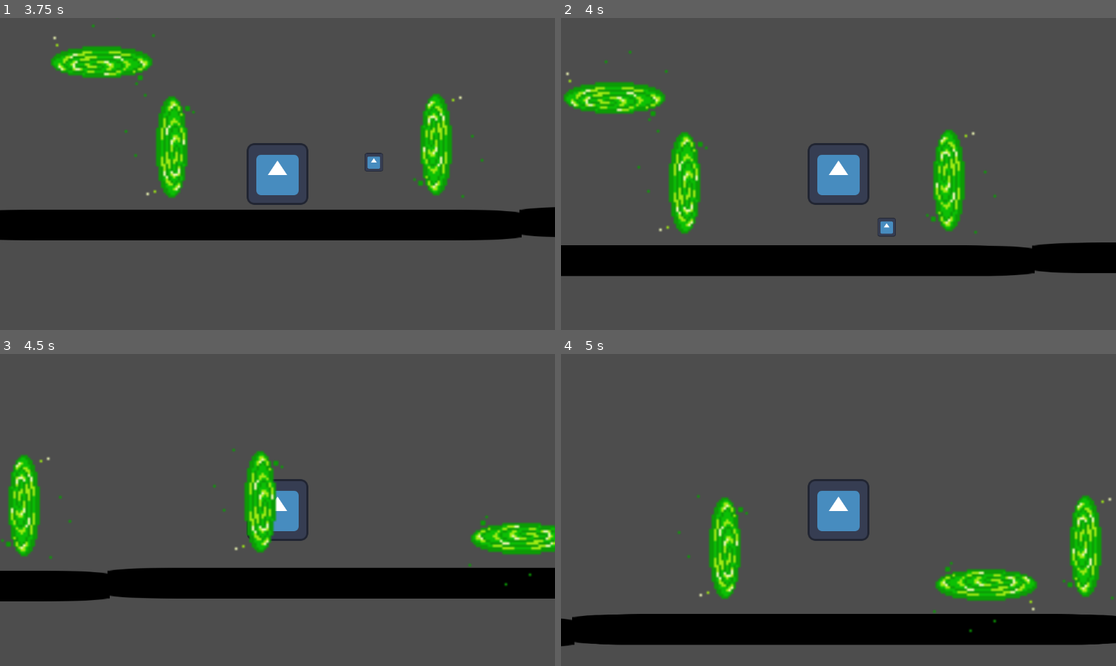
Above: before the commit, frames 1-4 (two rows, left to right).
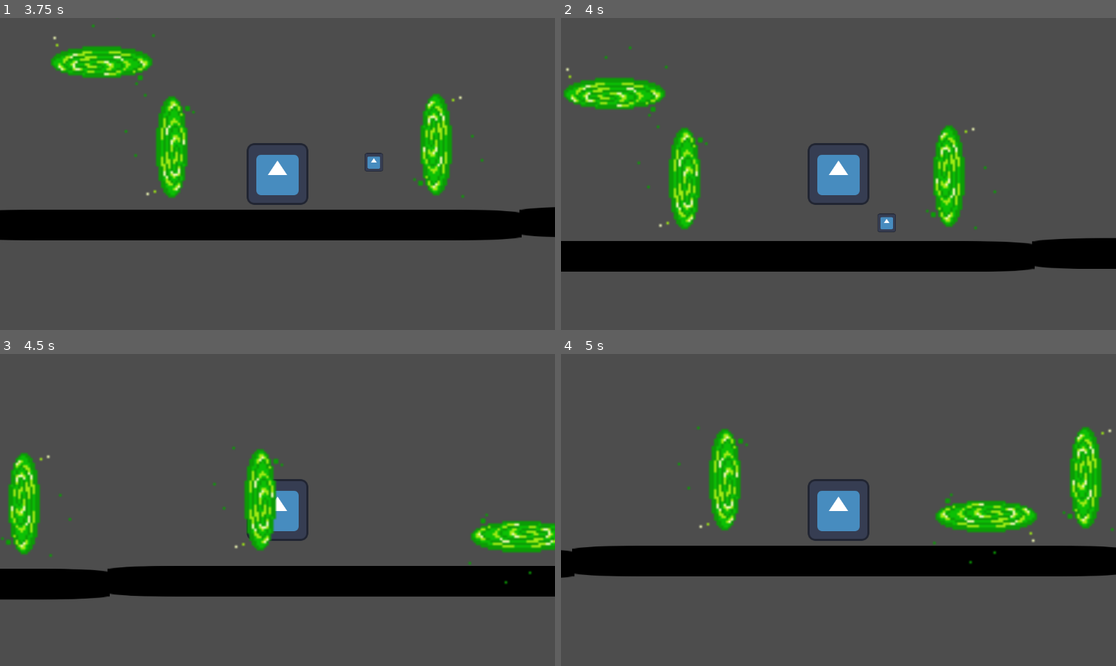
Above: after the commit, the same moments.

Repository: letoro99/CC5409-Taller-Multi
Game: Godot game, scene res://scenes/mainScreen.tscn
The game is run twice, just before and just after one commit, with the same random seed, the same clock (stepped at 60 frames per second) and the same inputs. The engine's default icon, where the game draws it, is replaced by a stand-in: a white triangle on a blue panel in a dark square.
Inputs (mouse positions are in pixels of both pictures, inside the frame that each line leads up to):
- Up to frame 1 (3.75 s): click "PLAY" at 0.5 s; click (277, 158) at 1.27 s; type "Alex" at 1.35 s; click "HOST" at 2 s; click "PLAY!!" at 2.75 s; move the mouse to (399, 158) at 3.52 s; hold D (move_right) from 3.53 s (still down); click (399, 158) at 3.6 s
- Up to frame 2 (4 s): keep holding D (move_right); tap W (jump) at 3.77 s
- Up to frame 3 (4.5 s): keep holding D (move_right); move the mouse to (166, 525) at 4.27 s; click (166, 525) at 4.35 s
- Up to frame 4 (5 s): keep holding D (move_right); tap W (jump) at 4.52 s

Frame 1 is identical in both runs. In frame 2, 6.6% of the frame differs, in the area x 0-100%, y 9-83%; in frame 3, 3.6%; in frame 4, 27%, in the area x 0-100%, y 23-94%.
Error in both runs: Cannot call method 'get_unique_id' on a null value. (res://scenes/menus/lobbyScreen.gd:105)

Commit message:
fix infitite jumps

Diff:
--- a/scenes/game/characters/character.gd
+++ b/scenes/game/characters/character.gd
@@ -47,7 +47,7 @@
 		velocity.y += gravity * delta
 
 	# Handle Jump.
-	if  directionMove.y != 0:
+	if is_on_floor() and directionMove.y != 0:
 		velocity.y = JUMP_VELOCITY
 
 	# Using only the horizontal velocity, sample towards the input.
--- a/scenes/game/portals/bola.gd
+++ b/scenes/game/portals/bola.gd
@@ -16,7 +16,6 @@
 	if isTeleporting:
 		var exitSpeed = max(abs(linear_velocity.x), abs(linear_velocity.y))
 		linear_velocity = Vector2.ZERO
-		prints("diffPos: ", diffPositon)
 		apply_central_impulse(outPortal.normal_portal * exitSpeed)
 		physics_state.transform = Transform2D(0.0, outPortal.global_position + diffPositon)
 		isTeleporting = false
--- a/scenes/game/portals/portal.gd
+++ b/scenes/game/portals/portal.gd
@@ -10,7 +10,7 @@
 
 @export var another_portal : Portal
 @export var normal_portal : Vector2 = Vector2(1,0)
-@export var time_portal_disable : float = 0.4
+@export var time_portal_disable : float = 0.2
 
 func disabling_portal():
 	canTeleport = false
--- a/scenes/game/portals/portal.tscn
+++ b/scenes/game/portals/portal.tscn
@@ -3,9 +3,9 @@
 [ext_resource type="Script" path="res://scenes/game/portals/portal.gd" id="1_r583i"]
 [ext_resource type="Texture2D" uid="uid://cgjqljlrgw3hh" path="res://assets/portals/Green Portal Sprite Sheet.png" id="2_fnnle"]
 
-[sub_resource type="CapsuleShape2D" id="CapsuleShape2D_3sq2s"]
-radius = 18.0
-height = 178.0
+[sub_resource type="CapsuleShape2D" id="CapsuleShape2D_8xtlr"]
+radius = 14.0
+height = 164.0
 
 [node name="portal" type="Node2D"]
 script = ExtResource("1_r583i")
@@ -24,4 +24,4 @@
 [node name="Area2D" type="Area2D" parent="."]
 
 [node name="CollisionShape2D" type="CollisionShape2D" parent="Area2D"]
-shape = SubResource("CapsuleShape2D_3sq2s")
+shape = SubResource("CapsuleShape2D_8xtlr")
